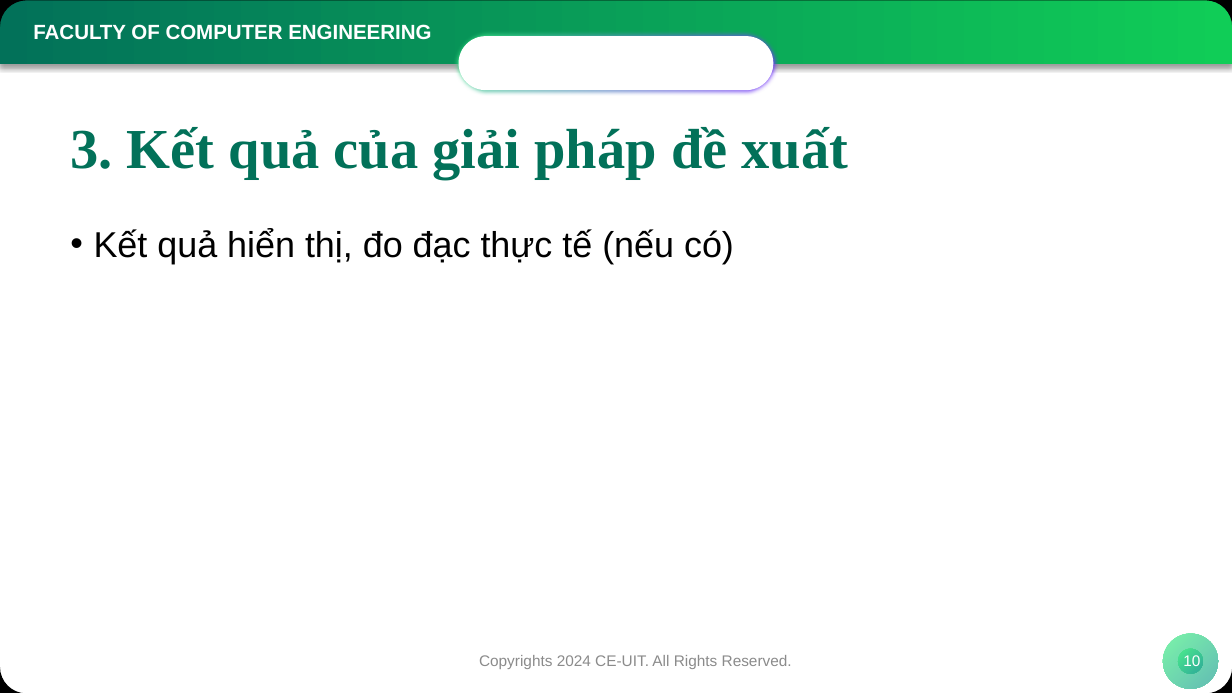
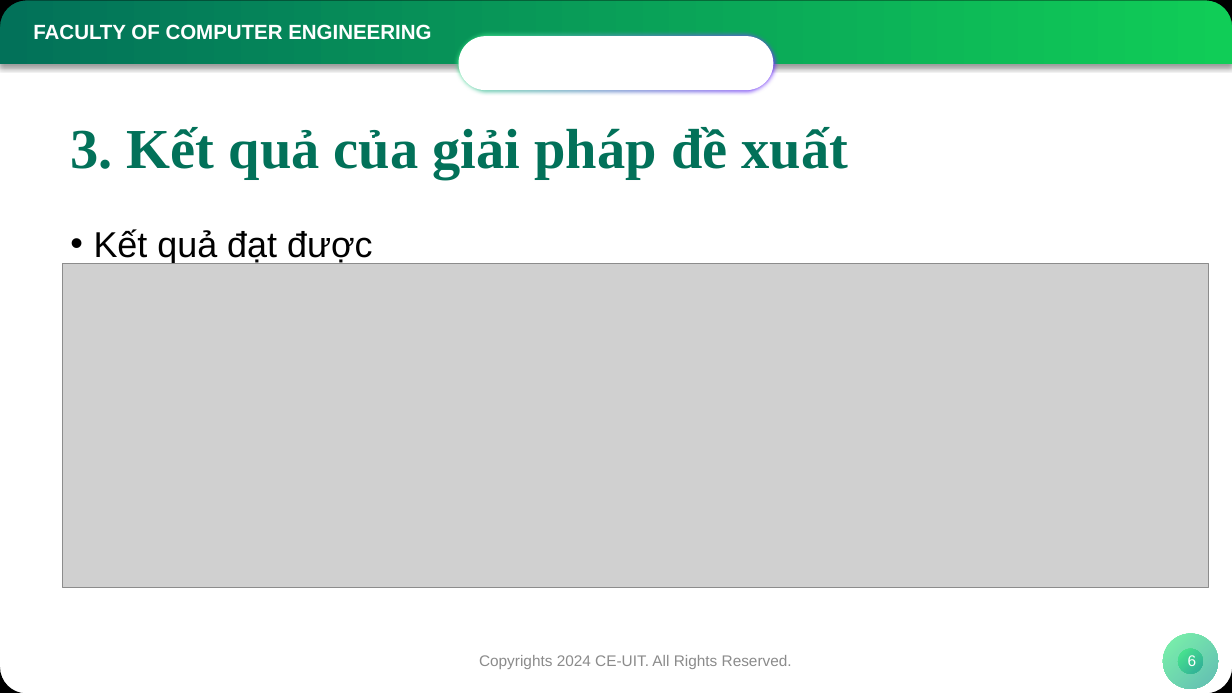
Before and after one commit to NamIsStudyingCE/Quanvolution, a slide deck: slide 6 of KTMT_KLTN_Phu luc 6_Mau bao cao bao ve.pptx (slide 10 before the commit). Drawn at 1232x693 pixels with LibreOffice and Linux fonts; fonts in the diff are those of the drawing; grey boxes stand for pictures; background and template pictures are left out. Boxes give left, top, right and bottom in pixels: in the first picture for what was removed or moved away, otherwise in the second. Text is boxed around its words. In the diff, an @@ line names an element or a change of style, - is before the commit and + after.

```diff
--- a/KTMT_KLTN_Phu luc 6_Mau bao cao bao ve.pptx
+++ b/KTMT_KLTN_Phu luc 6_Mau bao cao bao ve.pptx
@@ text at [94,229,373,264]: text changed @@
-• Kết quả hiển thị, đo đạc thực tế (nếu có)
+• Kết quả đạt được
@@ picture added at [63,263,1209,587] @@
@@ page number at [1188,655,1197,666]: text changed @@
-10
+6
```
Also in this commit, not shown: 6 other slides changed, 7 slides removed, 18 other files.
